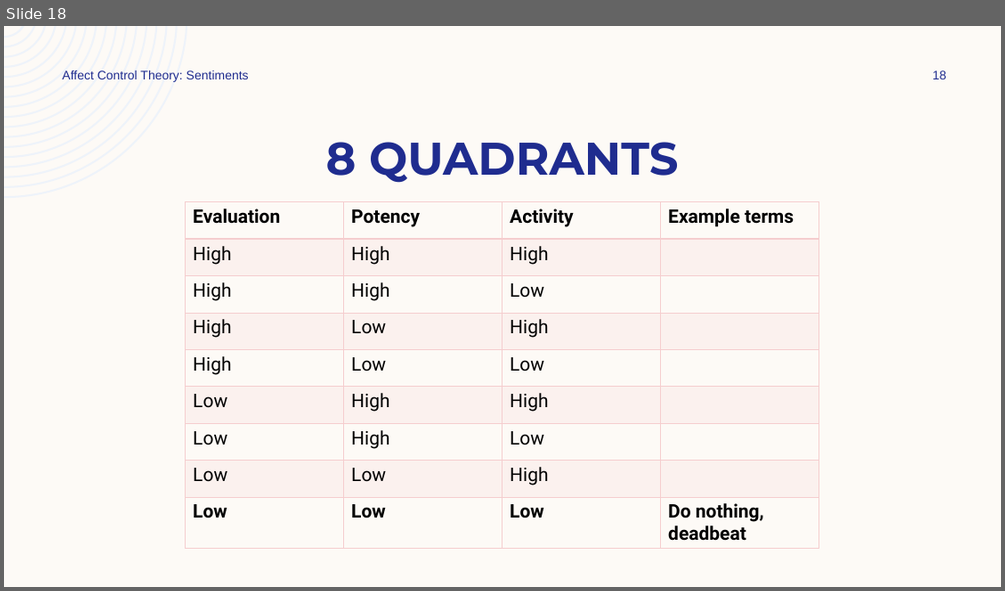
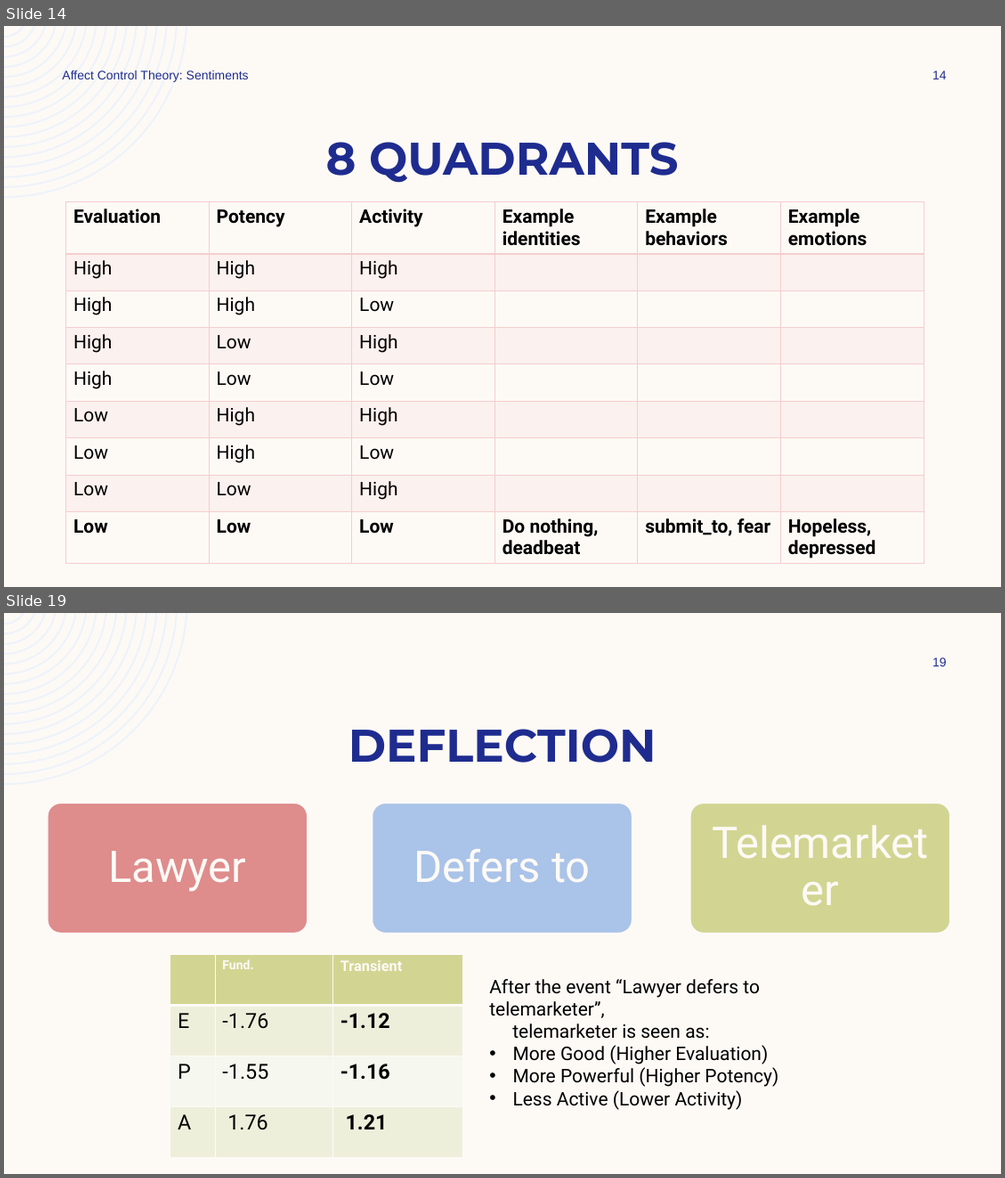
Before and after one commit to ekmaloney/soc490s, a slide deck: slides/jan_26.pptx. Shown one above the other, each under a label of ours: slide 18 before the commit, slides 14 and 19 after it; the slides between them are not shown. The pictures are 1005x591 and 1005x1178 pixels, drawn with LibreOffice and Linux fonts; fonts in the diff are those of the drawing. Boxes give left, top, right and bottom in pixels: in the first picture for what was removed or moved away, otherwise in the second. Text is boxed around its words. In the diff, an @@ line names an element or a change of style, - is before the commit and + after.

```diff
--- a/slides/jan_26.pptx
+++ b/slides/jan_26.pptx
@@ slide 19 added at [4,613,1001,1174], background #FDFAF6; not listed: 1 template element that a slide beside it also shows @@
@@ page number added at [932,657,947,666], 12 pt, text #1F2C8F @@
+19
@@ title added at [348,729,656,763], 44 pt, text #1F2C8F, bold @@
+DEFLECTION
@@ rounded rectangle added at [48,803,307,933], fill #DE8C8C, outline #FDFAF6 1 pt @@
@@ rounded rectangle added at [372,803,632,933], fill #AAC3E8, outline #FDFAF6 1 pt @@
@@ rounded rectangle added at [690,803,950,933], fill #D2D592, outline #FDFAF6 1 pt @@
@@ text added at [108,851,246,892], 42 pt, text #FDFAF6 @@
+Lawyer
@@ text added at [414,849,591,882], 42 pt, text #FDFAF6 @@
+Defers to
@@ table added at [170,954,463,1158], 4 rows, 3 columns @@
+ | Fund. | Transient
+E | -1.76 | -1.12
+P | -1.55 | -1.16
+A | 1.76 | 1.21
@@ text added at [489,979,778,1110], 18 pt, text #000000 @@
+After the event “Lawyer defers to telemarketer”,
+telemarketer is seen as:
+• More Good (Higher Evaluation)
+• More Powerful (Higher Potency)
+• Less Active (Lower Activity)
@@ text added at [489,1001,605,1018], 42 pt, text #FDFAF6 @@
+Telemarketer
@@ what was slide 18 is now slide 14 @@
@@ slide 14 changed as well @@
@@ page number at [932,70,947,79]: text changed @@
-18
+14
@@ table at [66,202,923,565] @@
-column 4: Example terms |  |  |  |  |  |  |  | Do nothing, / deadbeat
+column 4: Example identities |  |  |  |  |  |  |  | Do nothing, / deadbeat
+column 5: Example behaviors |  |  |  |  |  |  |  | submit_to, fear
+column 6: Example emotions |  |  |  |  |  |  |  | Hopeless, depressed
@@ table: place and size @@
-table at [186,202,820,549]
+table at [66,202,923,565]
```
Also in this commit, not shown: 10 other slides changed, 28 other slides added, 23 slides removed, 14 other files.
